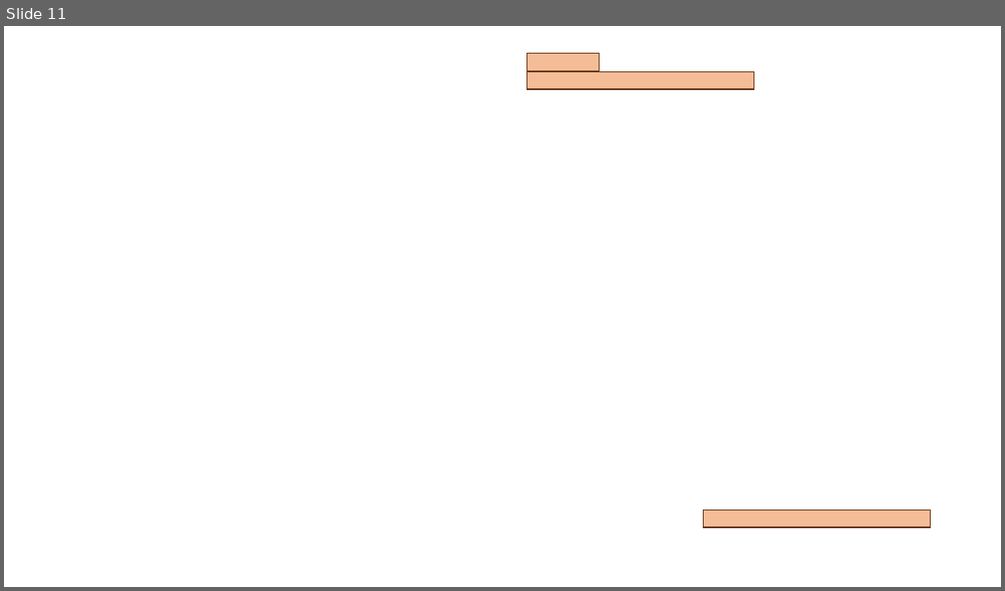
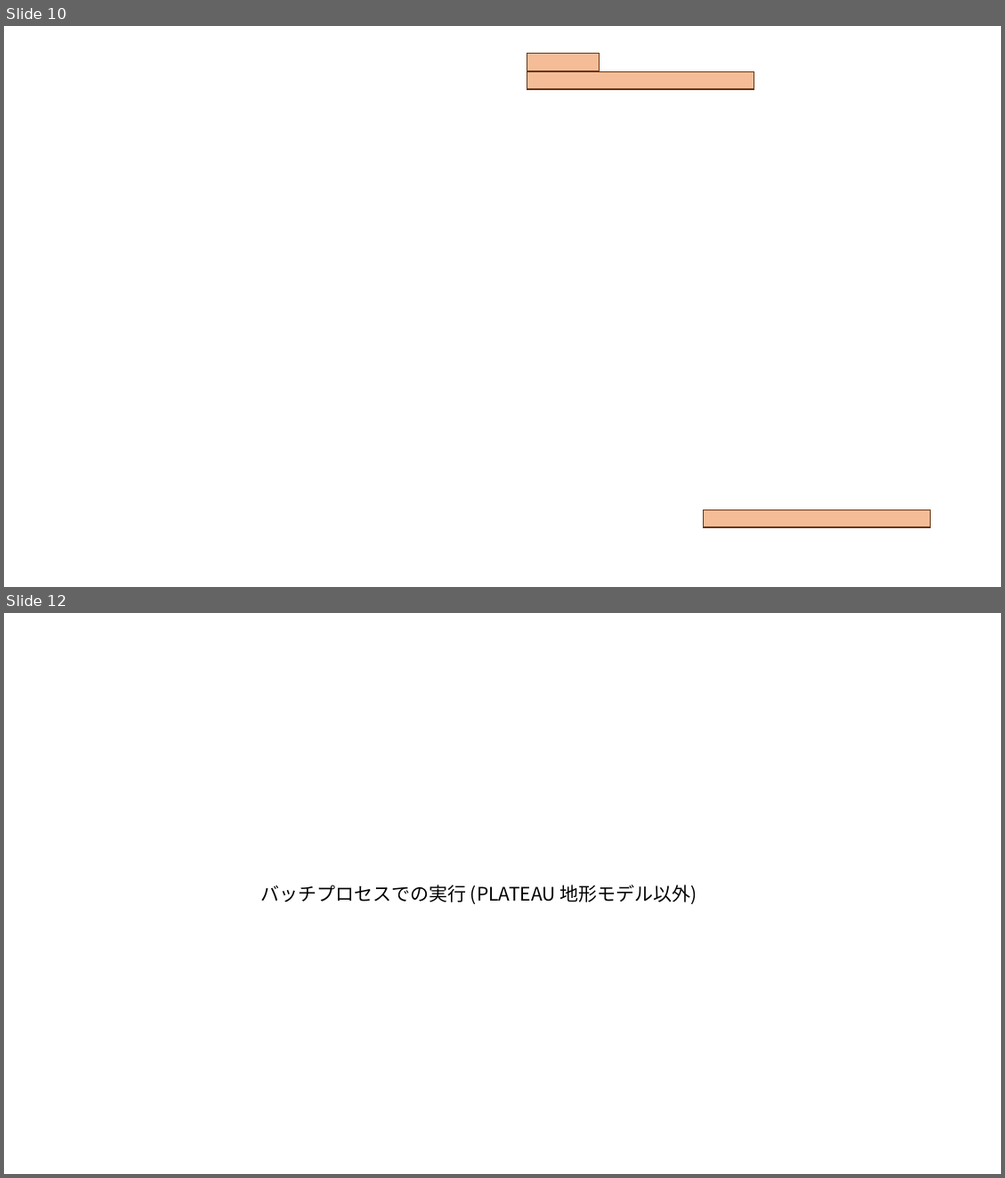
Before and after one commit to MIERUNE/plateau-qgis-plugin, a slide deck: docs/picture/画像生成用.pptx. Shown one above the other, each under a label of ours: slide 11 before the commit, slides 10 and 12 after it; the slides between them are not shown. The pictures are 1005x591 and 1005x1178 pixels, drawn with LibreOffice and Linux fonts; fonts in the diff are those of the drawing; background and template pictures are left out. Boxes give left, top, right and bottom in pixels: in the first picture for what was removed or moved away, otherwise in the second. Text is boxed around its words. In the diff, an @@ line names an element or a change of style, - is before the commit and + after.

```diff
--- a/docs/picture/画像生成用.pptx
+++ b/docs/picture/画像生成用.pptx
@@ slide 12 added at (4, 613, 1001, 1174), background #FFFFFF @@
@@ text added at (260, 884, 696, 904), 18 pt, text #000000 @@
+バッチプロセスでの実行 (PLATEAU 地形モデル以外)
@@ what was slide 11 is now slide 10 @@
```
Also in this commit, not shown: 11 slides changed, 10 other slides added, 3 slides removed.
